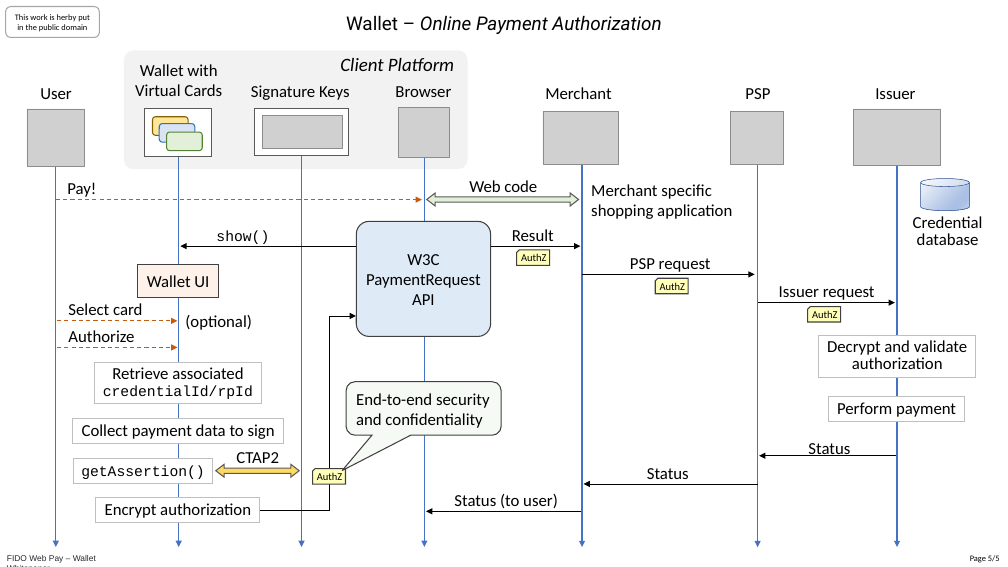
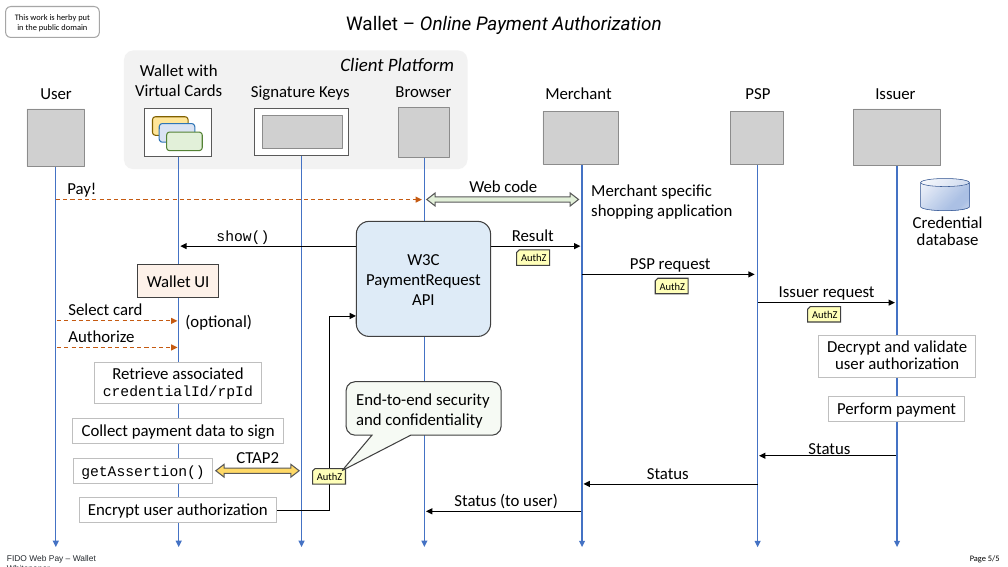
Before and after one commit to fido-web-pay/specification, a slide deck: slide 5 of fido-wallet-whitepaper.pptx. Drawn at 1008x567 pixels with LibreOffice and Linux fonts; fonts in the diff are those of the drawing; grey boxes stand for pictures. Boxes give left, top, right and bottom in pixels: in the first picture for what was removed or moved away, otherwise in the second. Text is boxed around its words. In the diff, an @@ line names an element or a change of style, - is before the commit and + after.

```diff
--- a/fido-wallet-whitepaper.pptx
+++ b/fido-wallet-whitepaper.pptx
@@ text in rectangle at (827,340,967,369): text changed @@
-Decrypt and validate
-authorization
+Decrypt and validate
+user authorization
@@ rectangle "Encrypt user authorization": place and size @@
-rectangle "Encrypt user authorization" at (96,498,260,523)
+rectangle "Encrypt user authorization" at (79,498,278,523)
@@ text in rectangle at (88,503,268,518): text changed @@
-Encrypt authorization
+Encrypt user authorization
```
Also in this commit, not shown: 12 other files.
